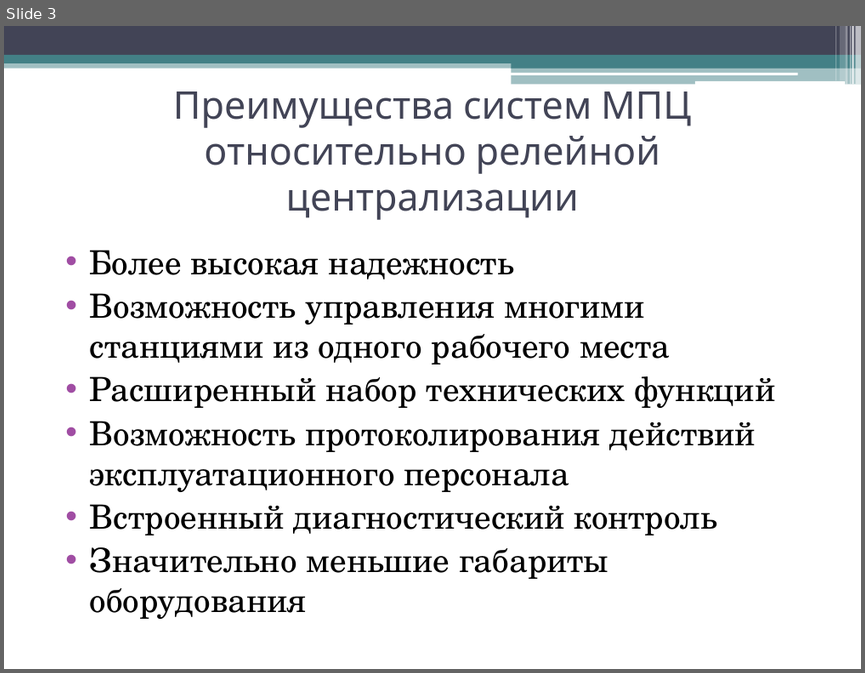
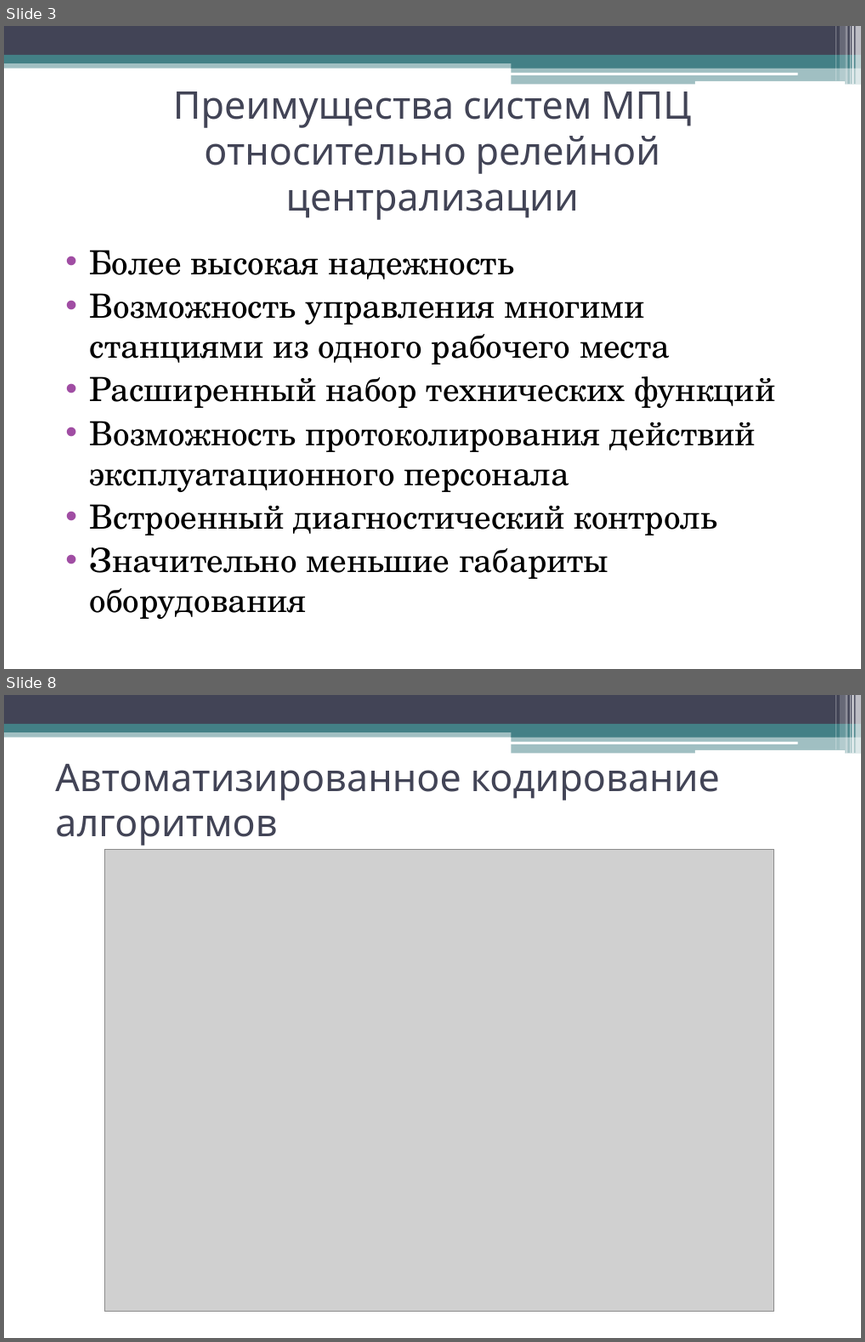
Before and after one commit to Filatoff73/Diplom, a slide deck: Диплом мой/Презентация/Presentation_Filatov_RK6-123.pptx. Shown one above the other, each under a label of ours: slide 3 before the commit, slides 3 and 8 after it; the slides between them are not shown. The pictures are 865x673 and 865x1342 pixels, drawn with LibreOffice and Linux fonts; fonts in the diff are those of the drawing; grey boxes stand for pictures. Boxes give left, top, right and bottom in pixels: in the first picture for what was removed or moved away, otherwise in the second. Text is boxed around its words. In the diff, an @@ line names an element or a change of style, - is before the commit and + after.

```diff
--- a/Диплом мой/Презентация/Presentation_Filatov_RK6-123.pptx
+++ b/Диплом мой/Презентация/Presentation_Filatov_RK6-123.pptx
@@ slide 8 added at [4, 695, 861, 1338], background #FFFFFF; not listed: 13 template elements that a slide beside it also shows @@
@@ title added at [55, 764, 720, 845], 32 pt, text #424456 @@
+Автоматизированное кодирование алгоритмов
@@ picture added at [104, 849, 773, 1311] @@
```
Also in this commit, not shown: 4 slides changed, 7 other slides added.
